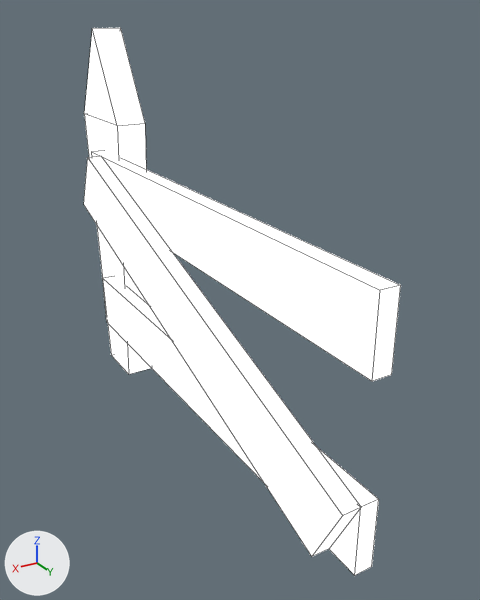
Two versions of the Blender file Assets/Models/Props/FencePiece.blend, one commit apart.
One viewpoint serves both versions: a 50 mm lens placed at (0.733, 1.325, 1.037), pointed at (-0.05, 0.02, 0.384). Every picture has the same lights, and +X, +Y and +Z are marked at lower left. Mesh edges are drawn as thin lines.

The first picture shows 'Fence'.
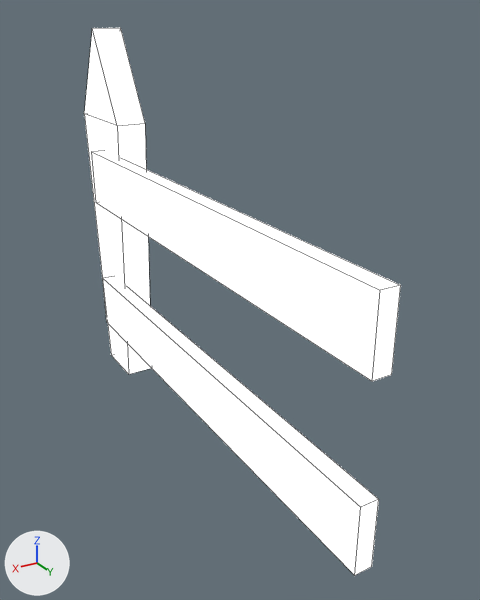
The edits, one by one:
me_cube_003 has 34 vertices, 26 faces and spans x -0.042..0.116, y -0.78..0.639, z -0.081..1.001.
me_cube_003 is used by ob_fence; location (0.0, 0.0, 0.0).
me_cube_003 part 1: the loose piece of 8 vertices spanning x 0.075..0.116, y -0.639..0.639, z 0.089..0.655 is deleted.

Pixel boxes (x1, y1, x2, y2) of what changed, in the pictures (480 x 600 px):
part 1 of me_cube_003, deleted: before (84, 156, 361, 557)
